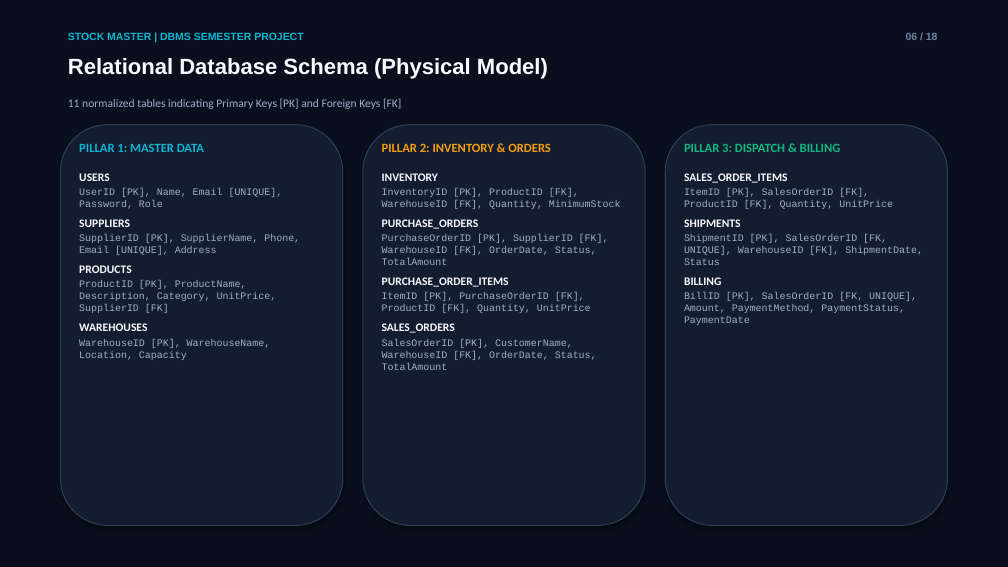
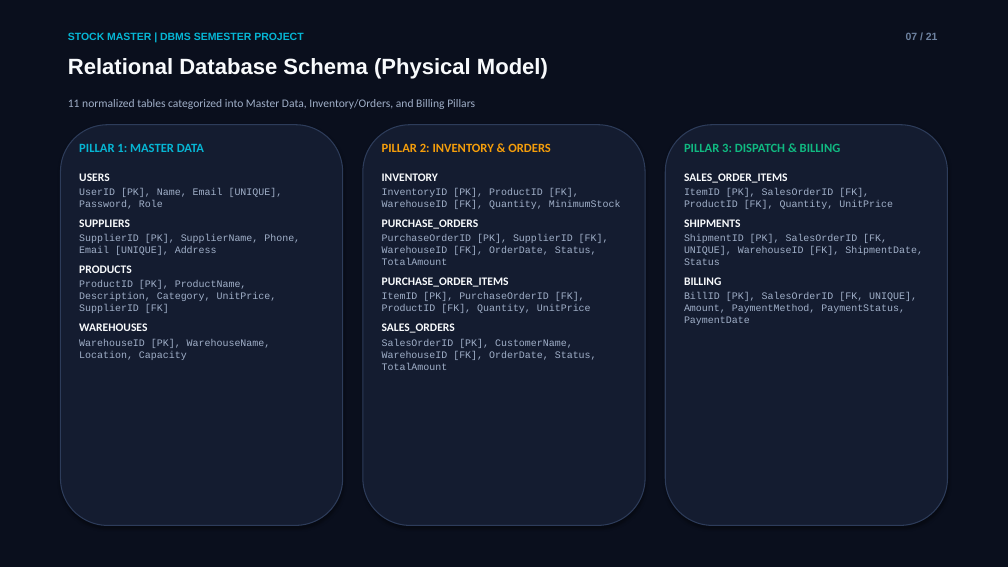
Before and after one commit to puneethkalinga/StockMaster-DBMS, a slide deck: slide 9 of StockMaster_Final_Review_Presentation.pptx (slide 8 before the commit). Drawn at 1008x567 pixels with LibreOffice and Linux fonts; fonts in the diff are those of the drawing. Boxes give left, top, right and bottom in pixels: in the first picture for what was removed or moved away, otherwise in the second. Text is boxed around its words. In the diff, an @@ line names an element or a change of style, - is before the commit and + after.

```diff
--- a/StockMaster_Final_Review_Presentation.pptx
+++ b/StockMaster_Final_Review_Presentation.pptx
@@ text at box(906, 33, 938, 40): text changed @@
-06 / 18
+07 / 21
@@ text at box(68, 99, 475, 109): text changed @@
-11 normalized tables indicating Primary Keys [PK] and Foreign Keys [FK]
+11 normalized tables categorized into Master Data, Inventory/Orders, and Billing Pillars
```
Also in this commit, not shown: 1 slide added, 4 other files.
